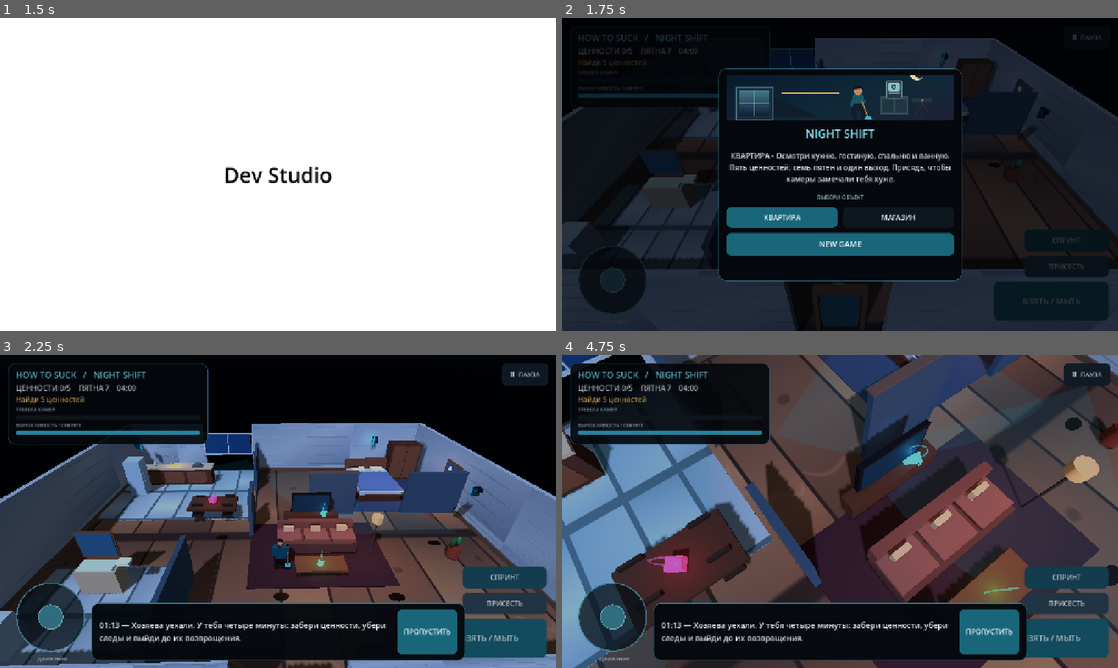
Above: before the commit, frames 1-4 (two rows, left to right).
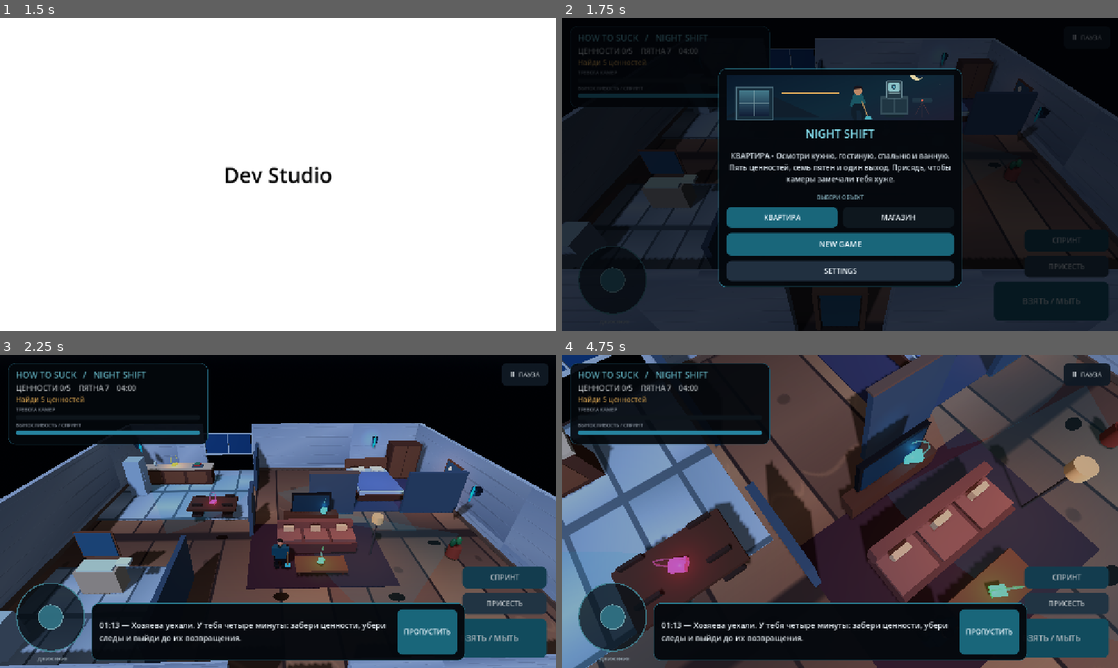
Above: after the commit, the same moments.

Repository: kirovo389-creator/How-to-suck
Game: Godot game, scene res://scenes/main.tscn
Two runs of this game, one before a commit and one after it. Both use one fixed random seed, a clock stepped at 60 frames per second and the inputs below. Sound files missing from this copy of the repository are replaced by a short silence.
Inputs (mouse positions are in pixels of both pictures, inside the frame that each line leads up to):
- Up to frame 1 (1.5 s): click (278, 271) at 0.5 s, where only the run after the commit has a clickable "SETTINGS"; click "NEW GAME" at 1.25 s
- Up to frame 2 (1.75 s): no input
- Up to frame 3 (2.25 s): click "NEW GAME" at 2 s
- Up to frame 4 (4.75 s): move the mouse to (962, 495) at 2.77 s; hold Right (ui_right) 2.78-3.5 s; click (962, 495) at 2.92 s; drag from (728, 527) to (812, 574) at 3.52 s; move the mouse to (895, 442) at 4.27 s; hold Right (ui_right) from 4.28 s (still down)

Frame 1 is identical in both runs. In frame 2, 3.1% of the frame differs, in the area x 28-88%, y 10-86%; in frame 3, 0.2%; in frame 4, 0.7%.

Commit message:
Add a working settings entry to the main menu

Diff:
--- a/scripts/hud.gd
+++ b/scripts/hud.gd
@@ -375,6 +375,13 @@
     _style_button(button, Color(0.1, 0.4, 0.48), Color(0.14, 0.54, 0.61))
     button.pressed.connect(callback)
     column.add_child(button)
+    if show_art:
+        var settings_button := Button.new()
+        settings_button.text = "SETTINGS"
+        settings_button.custom_minimum_size.y = 46.0
+        _style_button(settings_button, Color(0.13, 0.19, 0.25), Color(0.2, 0.31, 0.38))
+        settings_button.pressed.connect(func(): toast("Настройки: музыка управляется системной громкостью устройства."))
+        column.add_child(settings_button)
     _root.add_child(panel)
     if show_art:
         _choose_location(_selected_location)
